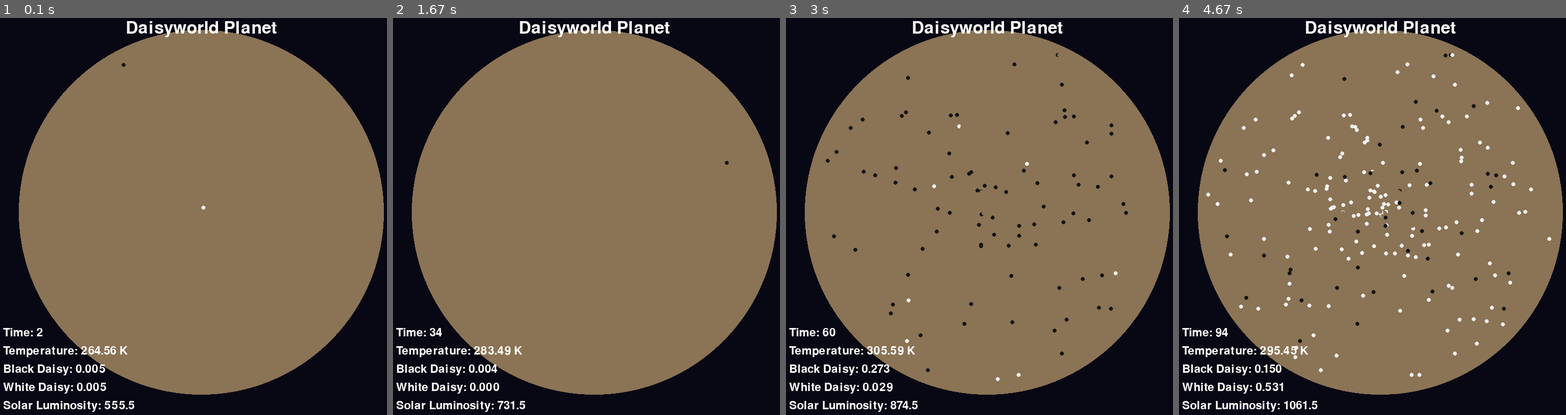
Above: before the commit, frames 1-4 (left to right).
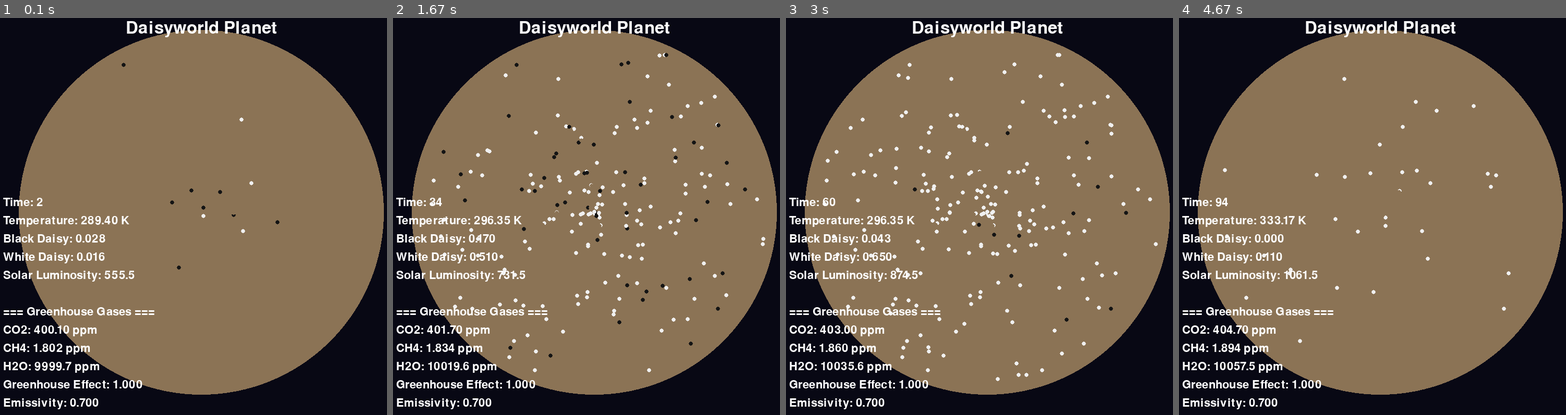
Above: after the commit, the same moments.

Repository: KR-penguin/Daisy-World
Game: pygame game, started from main.py
Same seed, same stepped clock (60 frames per second), same inputs: the game is played once before the commit and once after it.
Inputs:
- Up to frame 1 (0.1 s): no input
- Up to frame 2 (1.67 s): no input
- Up to frame 3 (3 s): no input
- Up to frame 4 (4.67 s): no input

The runs differ from the first frame. In frame 1, 3.9% of the frame differs, in the area x 0-73%, y 25-100%; in frame 2, 5.2%; in frame 3, 5.2%; in frame 4, 5.3%, in the area x 0-97%, y 8-100%.

Commit message:
feat: 대기 및 온실효과 시스템 구현
- 3가지 온실 기체 추적 (CO2, CH4, H2O)
  * CO2: 기준 온실효과 (1배)
  * CH4: CO2 대비 25배 강력한 온실효과
  * H2O: 온도에 따라 동적 변화 (증발)
- 각 기체별 초기 농도 및 증가율 상수 정의
- 시간에 따른 온실 기체 농도 자동 업데이트

- `_calculate_greenhouse_effect()`: 총 온실효과 계산
  * 각 기체의 농도와 기여도를 가중 평균
  * 0~1 범위로 정규화하여 제어 가능
- `_update_earth_emissivity()`: 지구 복사 방출 효율 동적 계산
  * 온실효과 증가 → 대기 열 흡수 → 방출 효율 감소
  * 공식: emissivity = base × (1 - greenhouse_effect × 0.3)
  * 최소값 0.3 보장 (완전 차단 방지)
- `_update_greenhouse_gases()`: 온실 기체 농도 업데이트
  * CO2, CH4: 일정 비율 증가
  * H2O: 온도에 비례하여 동적 증가

- 기존: 고정된 EARTH_EMISSIVITY 사용
- 개선: 온실효과가 반영된 동적 emissivity 사용
- 온실효과로 인한 온난화 효과 시뮬레이션 가능

- 새로운 히스토리 변수 추가
  * history_co2: CO2 농도 기록
  * history_ch4: CH4 농도 기록
  * history_h2o: H2O 농도 기록
  * history_greenhouse_effect: 온실효과 기록
  * history_emissivity: 방출 효율 기록

- 온실 기체 정보를 화면에 실시간 표시
  * CO2, CH4, H2O 농도 (ppm)
  * 총 온실효과 값
  * 현재 지구 복사 방출 효율
- 구분선으로 섹션 명확히 구분
- 화면 하단 정보 영역 확장 (180px → 430px)

- 슈테판-볼츠만 법칙에 온실효과 적용
- 온실 기체별 실제 상대적 강도 반영
- 온도-수증기 피드백 루프 구현

Diff:
--- a/simulator.py
+++ b/simulator.py
@@ -32,6 +32,24 @@
 # 시각화 설정
 NUM_DAISIES = 300                  # 화면에 표시할 데이지 개수
 
+# 대기 및 온실효과 관련 상수
+BASE_EARTH_EMISSIVITY = 1.0           # 기본 지구 복사 방출 효율 (온실효과 없을 때)
+GREENHOUSE_EFFECT_COEFFICIENT = 0.3   # 온실효과 계수 (방출 효율 감소율)
+
+# 온실 기체 초기 농도 (ppm - parts per million)
+INITIAL_CO2_CONCENTRATION = 400.0     # 초기 CO2 농도 (ppm)
+INITIAL_CH4_CONCENTRATION = 1.8       # 초기 CH4 농도 (ppm)
+INITIAL_H2O_CONCENTRATION = 10000.0   # 초기 H2O 농도 (ppm, ~1%)
+
+# 온실 기체별 온실효과 기여도 (상대적 강도)
+CO2_GREENHOUSE_FACTOR = 1.0           # CO2 기준 (1배)
+CH4_GREENHOUSE_FACTOR = 25.0          # CH4는 CO2 대비 25배 강력
+H2O_GREENHOUSE_FACTOR = 0.1           # H2O는 농도가 높지만 효과는 약함
+
+# 온실 기체 증가율 (시간당 ppm 증가)
+CO2_INCREASE_RATE = 0.05              # 시간당 CO2 증가
+CH4_INCREASE_RATE = 0.001             # 시간당 CH4 증가
+H2O_INCREASE_RATE = 0.5               # 시간당 H2O 증가 (온도에 따라 변동)
 
 class DaisyworldSimulator:
     """데이지 월드 시뮬레이션 클래스"""
@@ -63,12 +81,24 @@
         self.solar_luminosity = 0.0    # 현재 태양 광도
         self.planetary_albedo = 0.0    # 행성 평균 알베도
         self.current_time = 0
+
+        # 대기 및 온실효과 변수
+        self.co2_concentration = INITIAL_CO2_CONCENTRATION    # CO2 농도 (ppm)
+        self.ch4_concentration = INITIAL_CH4_CONCENTRATION    # CH4 농도 (ppm)
+        self.h2o_concentration = INITIAL_H2O_CONCENTRATION    # H2O 농도 (ppm)
+        self.greenhouse_effect = 0.0                          # 총 온실효과
+        self.earth_emissivity = BASE_EARTH_EMISSIVITY         # 현재 지구 복사 방출 효율
 
         # 데이터 기록용 리스트
         self.history_black_daisy = []
         self.history_white_daisy = []
         self.history_temperature = []
         self.history_time = []
+        self.history_co2 = []
+        self.history_ch4 = []
+        self.history_h2o = []
+        self.history_greenhouse_effect = []
+        self.history_emissivity = []
 
         # 데이지 위치 생성 (극좌표 사용)
         self.planet_radius_px = planet_radius_px
@@ -88,9 +118,68 @@
             positions.append((int(x), int(y)))
         return positions
 
+    def _calculate_greenhouse_effect(self):
+        """
+        온실 기체 농도를 바탕으로 온실효과 계산
+
+        Returns:
+            총 온실효과 값 (0 ~ 1 범위로 정규화)
+        """
+        # 각 온실 기체의 기여도 계산 (초기 농도 대비 비율)
+        co2_contribution = (self.co2_concentration / INITIAL_CO2_CONCENTRATION) * CO2_GREENHOUSE_FACTOR
+        ch4_contribution = (self.ch4_concentration / INITIAL_CH4_CONCENTRATION) * CH4_GREENHOUSE_FACTOR
+        h2o_contribution = (self.h2o_concentration / INITIAL_H2O_CONCENTRATION) * H2O_GREENHOUSE_FACTOR
+
+        # 총 온실효과 (가중 평균)
+        total_effect = (co2_contribution + ch4_contribution + h2o_contribution) / 3.0
+
+        # 0과 1 사이로 정규화 (너무 커지지 않도록)
+        normalized_effect = min(total_effect, 3.0) / 3.0
+
+        return normalized_effect
+
+    def _update_earth_emissivity(self):
+        """
+        온실효과에 따라 지구 복사 방출 효율 업데이트
+        온실효과가 증가하면 → 대기가 열을 가두므로 → 방출 효율 감소
+        """
+        # 온실효과가 클수록 방출 효율이 감소
+        # emissivity = base_emissivity * (1 - greenhouse_effect * coefficient)
+        self.earth_emissivity = BASE_EARTH_EMISSIVITY * (1.0 - self.greenhouse_effect * GREENHOUSE_EFFECT_COEFFICIENT)
+
+        # 최소값 보장 (완전히 0이 되지 않도록)
+        self.earth_emissivity = max(self.earth_emissivity, 0.3)
+
+    def _update_greenhouse_gases(self):
+        """
+        시간에 따른 온실 기체 농도 업데이트
+        """
+        # 기본 증가율
+        self.co2_concentration += CO2_INCREASE_RATE
+        self.ch4_concentration += CH4_INCREASE_RATE
+
+        # H2O는 온도에 따라 변동 (온도가 높을수록 증발 증가)
+        temperature_factor = (self.temperature_planet - 273.15) / 100.0  # 섭씨 온도 기준
+        h2o_adjustment = H2O_INCREASE_RATE * (1.0 + temperature_factor)
+        self.h2o_concentration += h2o_adjustment
+
+        # 농도가 음수가 되지 않도록
+        self.co2_concentration = max(self.co2_concentration, 0)
+        self.ch4_concentration = max(self.ch4_concentration, 0)
+        self.h2o_concentration = max(self.h2o_concentration, 0)
+
     def step(self):
         """시뮬레이션 한 스텝 실행"""
         # 무한 시뮬레이션 (시간 제한 없음)
+
+        # 온실 기체 농도 업데이트
+        self._update_greenhouse_gases()
+
+        # 온실효과 계산
+        self.greenhouse_effect = self._calculate_greenhouse_effect()
+
+        # 지구 방출 효율 업데이트
+        self._update_earth_emissivity()
 
         # 태양 광도 계산
         self.solar_luminosity = INITIAL_SOLAR_LUMINOSITY + (SOLAR_LUMINOSITY_INCREASE_RATE * self.current_time)
@@ -111,8 +200,11 @@
             (self.area_white_daisy * ALBEDO_WHITE_DAISY)
         )
 
-        # 행성 전체 온도 계산
-        self.temperature_planet = (self.solar_luminosity * (1 - self.planetary_albedo) / STEFAN_BOLTZMANN_CONSTANT) ** 0.25
+        # 행성 전체 온도 계산 (온실효과가 반영된 방출 효율 사용)
+        self.temperature_planet = (
+            self.solar_luminosity * (1 - self.planetary_albedo) /
+            (self.earth_emissivity * STEFAN_BOLTZMANN_CONSTANT)
+        ) ** 0.25
 
         # 각 데이지 영역의 온도 계산
         self.temperature_white_daisy = TEMPERATURE_FEEDBACK_FACTOR * (self.planetary_albedo - ALBEDO_WHITE_DAISY) + self.temperature_planet
@@ -141,6 +233,11 @@
         self.history_temperature.append(self.temperature_planet)
         self.history_black_daisy.append(self.area_black_daisy)
         self.history_white_daisy.append(self.area_white_daisy)
+        self.history_co2.append(self.co2_concentration)
+        self.history_ch4.append(self.ch4_concentration)
+        self.history_h2o.append(self.h2o_concentration)
+        self.history_greenhouse_effect.append(self.greenhouse_effect)
+        self.history_emissivity.append(self.earth_emissivity)
 
         self.current_time += 1
         return True
--- a/visualizer_pygame.py
+++ b/visualizer_pygame.py
@@ -68,10 +68,17 @@
             f'Temperature: {simulator.temperature_planet:.2f} K',
             f'Black Daisy: {simulator.area_black_daisy:.3f}',
             f'White Daisy: {simulator.area_white_daisy:.3f}',
-            f'Solar Luminosity: {simulator.solar_luminosity:.1f}'
+            f'Solar Luminosity: {simulator.solar_luminosity:.1f}',
+            f'',  # 빈 줄
+            f'=== Greenhouse Gases ===',
+            f'CO2: {simulator.co2_concentration:.2f} ppm',
+            f'CH4: {simulator.ch4_concentration:.3f} ppm',
+            f'H2O: {simulator.h2o_concentration:.1f} ppm',
+            f'Greenhouse Effect: {simulator.greenhouse_effect:.3f}',
+            f'Emissivity: {simulator.earth_emissivity:.3f}'
         ]
 
-        y_offset = SCREEN_HEIGHT - 180
+        y_offset = SCREEN_HEIGHT - 430
         for line in info_lines:
             text = font_small.render(line, True, COLOR_TEXT)
             screen.blit(text, (20, y_offset))
Binary file added: results/daisyworld_simulation_20251104_100723.png
Binary file added: results/daisyworld_simulation_20251104_100754.png
Binary file added: results/daisyworld_simulation_20251104_101015.png
